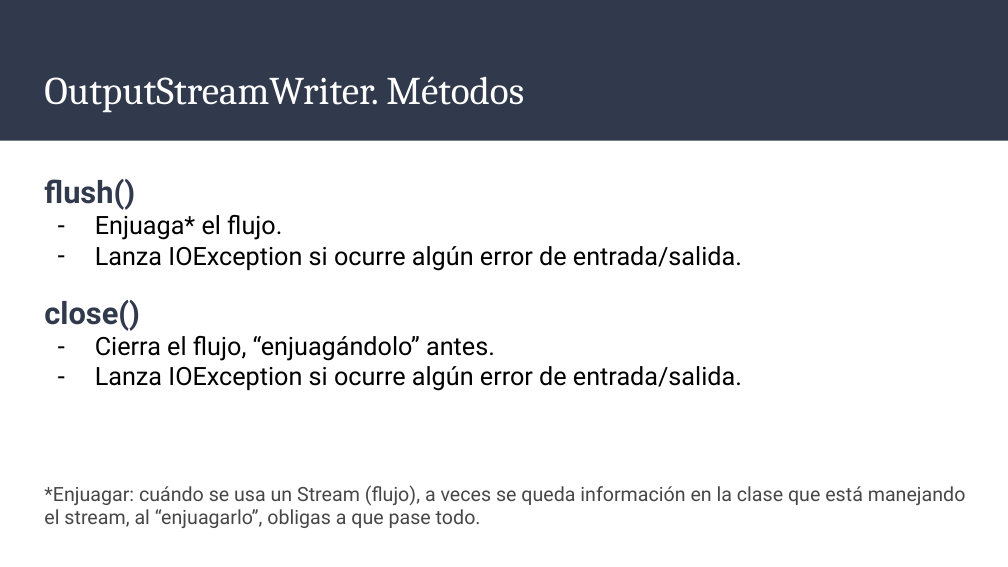
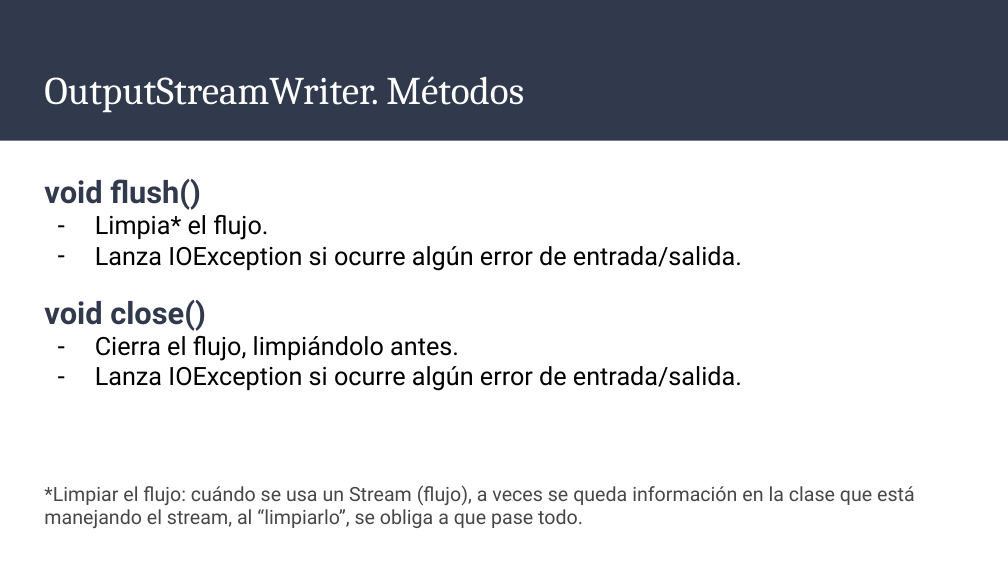
Before and after one commit to Ivanmr96/U10---Ficheros, a slide deck: slide 9 of Presentaciones/Clases InputStreamReader y OutputStreamWriter.pptx (slide 10 before the commit). Drawn at 1008x567 pixels with LibreOffice and Linux fonts; fonts in the diff are those of the drawing. Boxes give left, top, right and bottom in pixels: in the first picture for what was removed or moved away, otherwise in the second. Text is boxed around its words. In the diff, an @@ line names an element or a change of style, - is before the commit and + after.

```diff
--- a/Presentaciones/Clases InputStreamReader y OutputStreamWriter.pptx
+++ b/Presentaciones/Clases InputStreamReader y OutputStreamWriter.pptx
@@ text at box(44, 179, 268, 240): text changed @@
-flush()
-– Enjuaga* el flujo.
+void flush()
+– Limpia* el flujo.
@@ text at box(44, 300, 459, 361): text changed @@
-close()
-– Cierra el flujo, “enjuagándolo” antes.
+void close()
+– Cierra el flujo, limpiándolo antes.
@@ text at box(44, 485, 915, 528): text changed @@
-*Enjuagar: cuándo se usa un Stream (flujo), a veces se queda información en la clase que está manejando el stream, al “enjuagarlo”, obligas a que pase todo.
+*Limpiar el flujo: cuándo se usa un Stream (flujo), a veces se queda información en la clase que está manejando el stream, al “limpiarlo”, se obliga a que pase todo.
```
Also in this commit, not shown: 6 other slides changed, 2 slides added, 4 slides removed, 18 other files.
